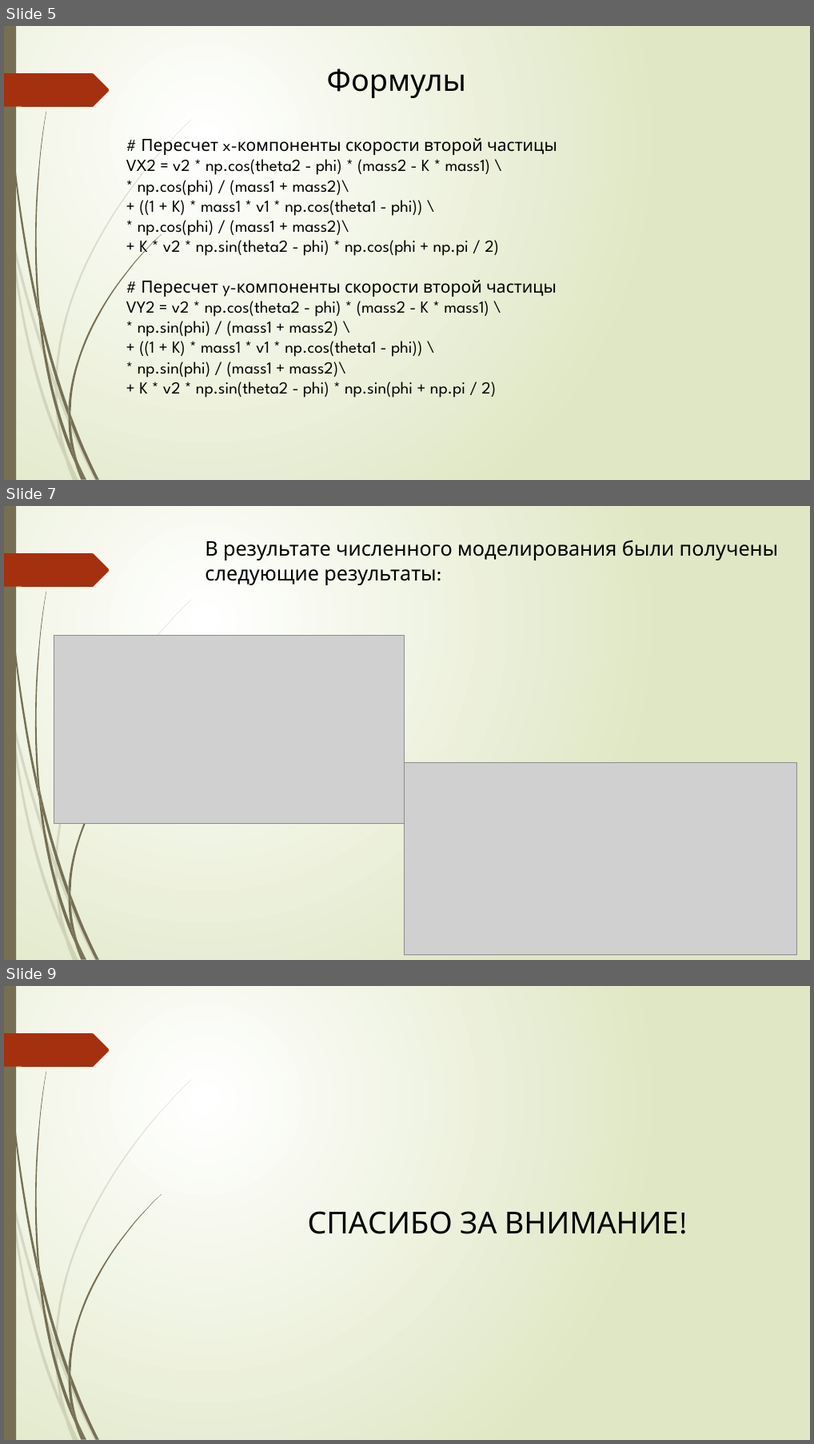
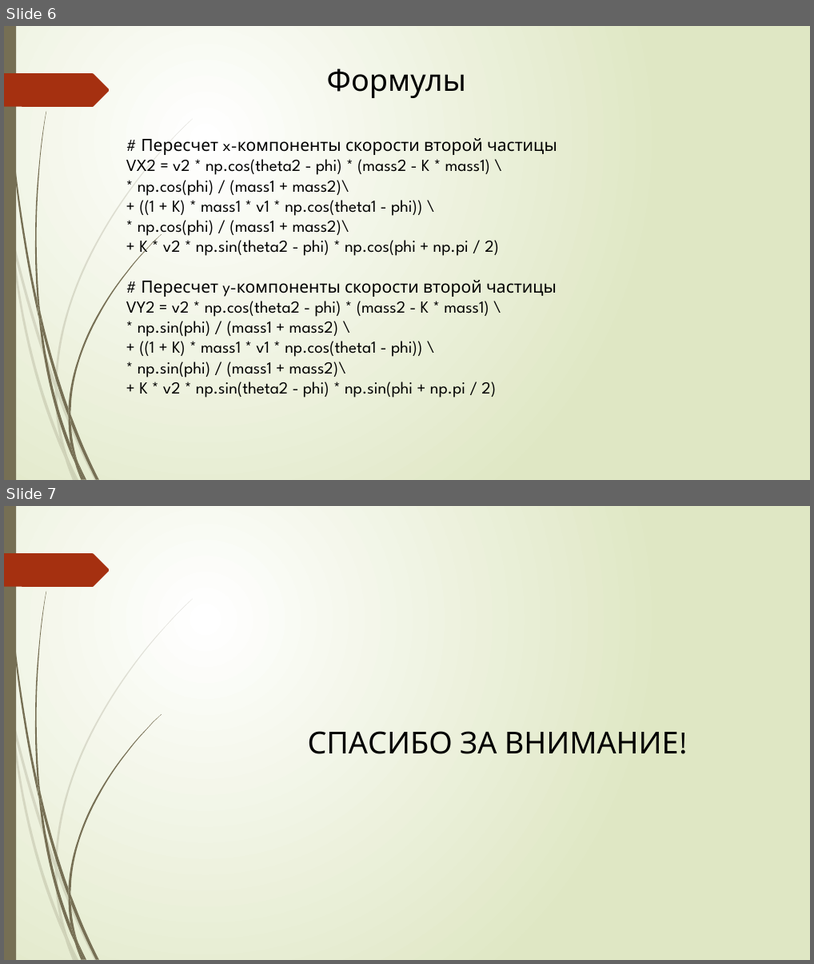
Before and after one commit to MatveiLepehov/final_project, a slide deck: презентация 2.pptx. Shown one above the other, each under a label of ours: slides 5, 7 and 9 before the commit, slides 6 and 7 after it; the slides between them are not shown. The pictures are 814x1444 and 814x964 pixels, drawn with LibreOffice and Linux fonts; fonts in the diff are those of the drawing; grey boxes stand for pictures. Boxes give left, top, right and bottom in pixels: in the first picture for what was removed or moved away, otherwise in the second. Text is boxed around its words. In the diff, an @@ line names an element or a change of style, - is before the commit and + after.

```diff
--- a/презентация 2.pptx
+++ b/презентация 2.pptx
@@ slide 7 removed at bbox=[4, 506, 810, 960], background gradient #FFFFFF to #DFE8C4; not listed: 24 template elements that a slide beside it also shows @@
@@ text removed at bbox=[205, 540, 779, 585] @@
-В результате численного моделирования были получены следующие результаты:
@@ picture removed at bbox=[54, 636, 405, 824] @@
@@ picture removed at bbox=[405, 762, 797, 954] @@
@@ what was slide 5 is now slide 6 @@
@@ what was slide 9 is now slide 7 @@
```
Also in this commit, not shown: 1 slide changed, 1 other slide removed, 1 other file.
